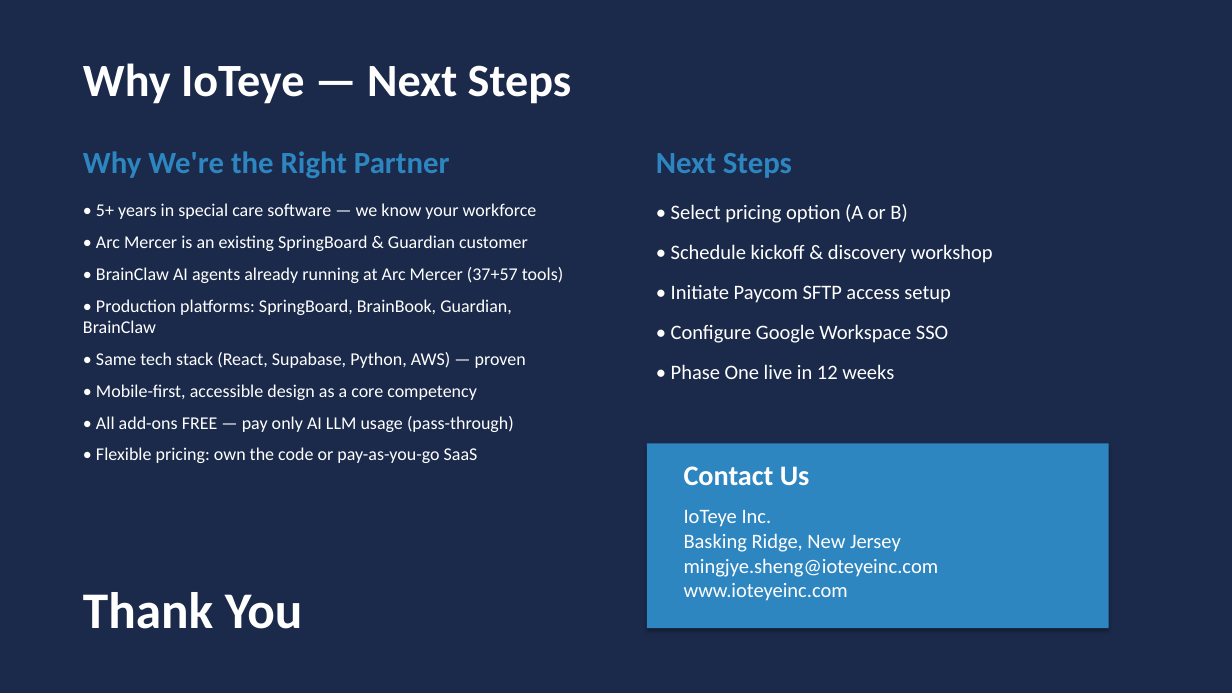
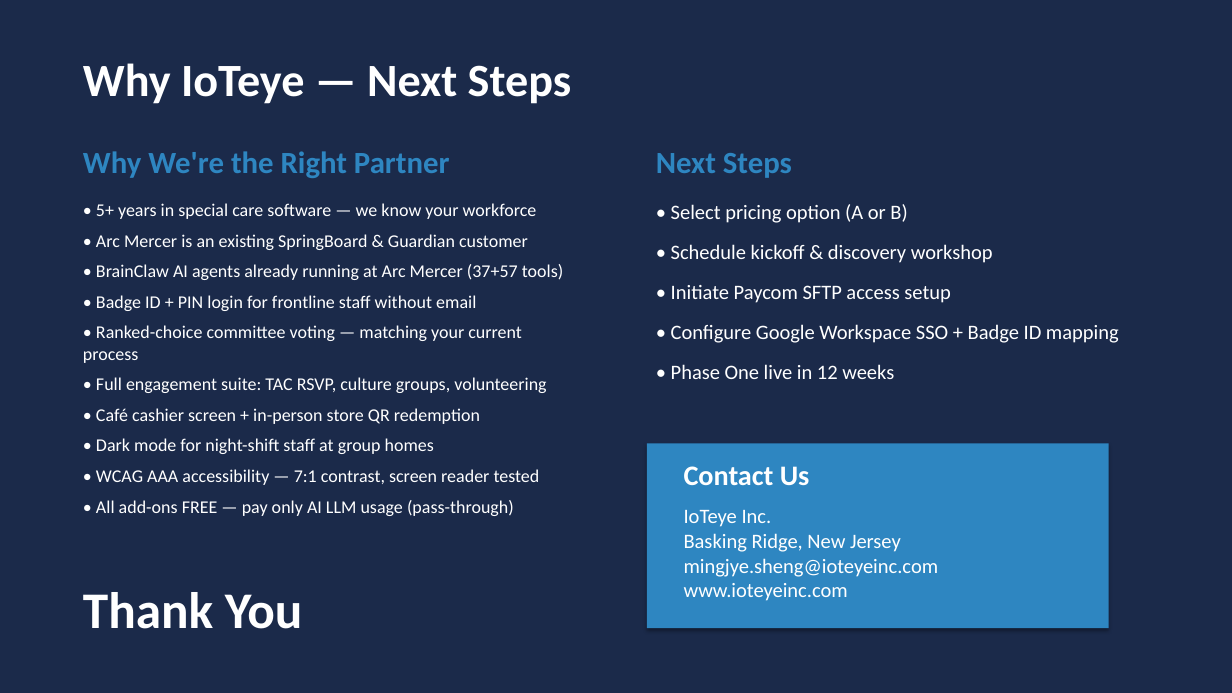
Before and after one commit to mingjyesheng-ioteye/sb_rewards, a slide deck: slide 17 of RFP/IoTeye - Arc Mercer Pitch.pptx. Drawn at 1232x693 pixels with LibreOffice and Linux fonts; fonts in the diff are those of the drawing. Boxes give left, top, right and bottom in pixels: in the first picture for what was removed or moved away, otherwise in the second. Text is boxed around its words. In the diff, an @@ line names an element or a change of style, - is before the commit and + after.

Commit message:
Add competitive analysis (Appendix D), revise proposal with 10 new features, update pitch deck to match

```diff
--- a/RFP/IoTeye - Arc Mercer Pitch.pptx
+++ b/RFP/IoTeye - Arc Mercer Pitch.pptx
@@ text at (96, 203, 563, 516): less space between paragraphs @@
@@ text at (83, 295, 546, 485): text changed @@
-• Production platforms: SpringBoard, BrainBook, Guardian, BrainClaw
-• Same tech stack (React, Supabase, Python, AWS) — proven
-• Mobile-first, accessible design as a core competency
+• Badge ID + PIN login for frontline staff without email
+• Ranked-choice committee voting — matching your current process
+• Full engagement suite: TAC RSVP, culture groups, volunteering
+• Café cashier screen + in-person store QR redemption
+• Dark mode for night-shift staff at group homes
+• WCAG AAA accessibility — 7:1 contrast, screen reader tested
@@ text at (671, 324, 1119, 343): text changed @@
-• Configure Google Workspace SSO
+• Configure Google Workspace SSO + Badge ID mapping
@@ text at (96, 447, 478, 463): paragraph removed @@
-• Flexible pricing: own the code or pay-as-you-go SaaS
```
Also in this commit, not shown: 8 other slides changed, 1 slide added, 1 slide removed, 4 other files.
